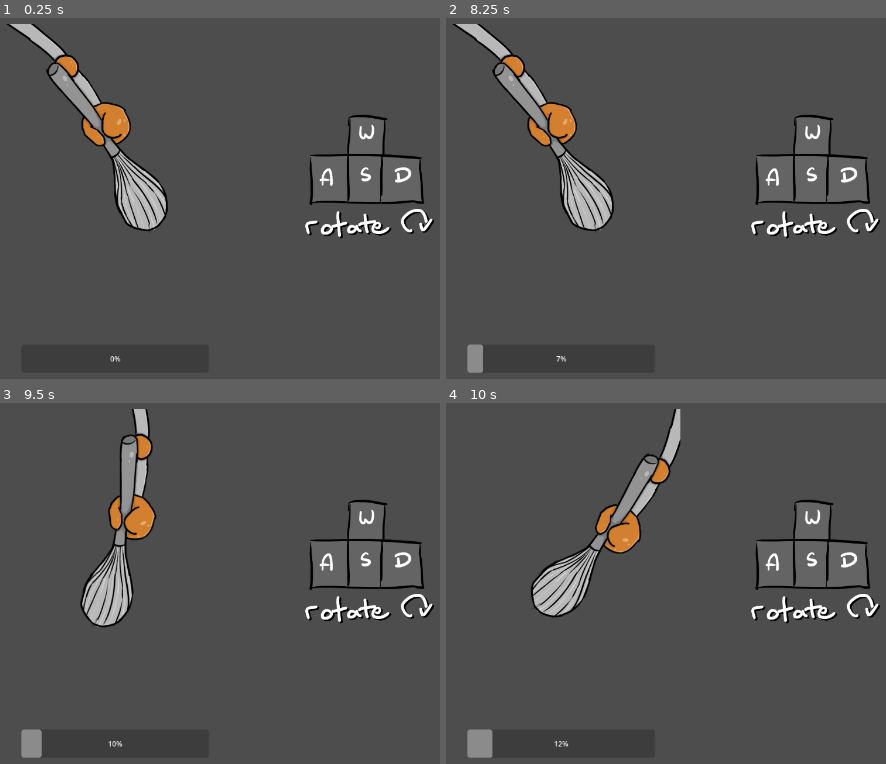
Above: before the commit, frames 1-4 (two rows, left to right).
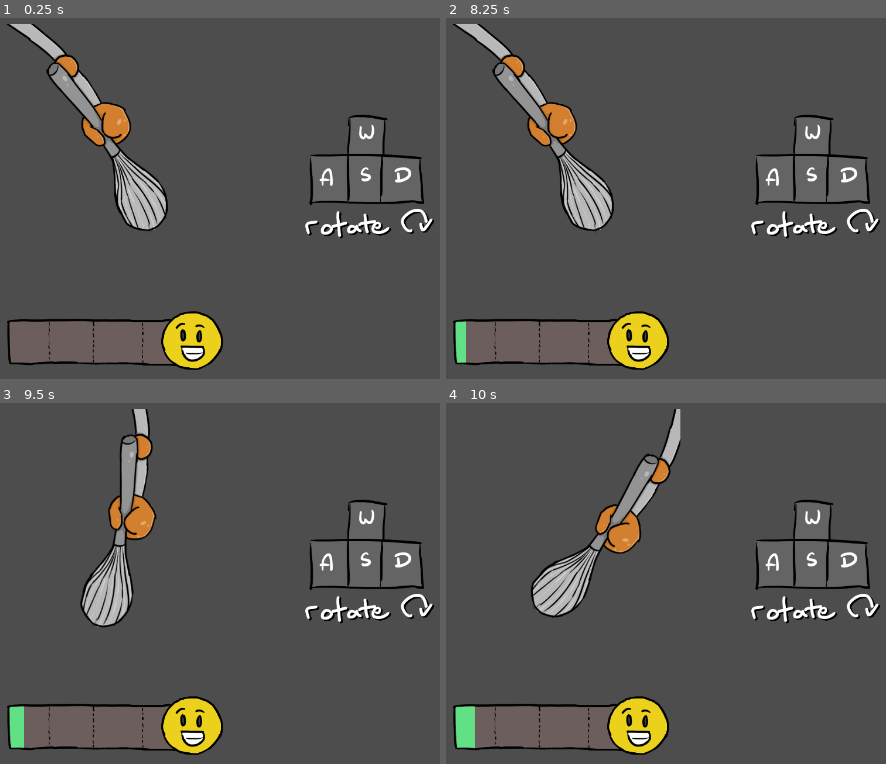
Above: after the commit, the same moments.

Repository: yanalex981/Tasty-Treads
Game: Godot game, scene res://Scenes/Microgames/StirMicrogame.tscn
Same seed, same stepped clock (60 frames per second), same inputs: the game is played once before the commit and once after it. This scene is started directly instead of the project's main scene.
Inputs:
- Up to frame 1 (0.25 s): no input
- Up to frame 2 (8.25 s): tap Enter at 0.5, 2, 3.5 s; hold D (right) 0.53-1.28 s; tap Space (interact) at 0.6, 1.25, 1.35, 2.1, 2.75, 2.85, 3.6, 4.25, 4.35, 5.1, 5.85, 6.6, 7.35, 8.1 s; hold S (down) 1.28-2.03 s; hold D (right) 2.03-2.78 s; hold W (up) 2.78-3.53 s; hold A (left) 3.53-5.03 s; hold S (down) 5.03-5.78 s; hold D (right) 5.78-6.53 s; hold W (up) 6.53-7.28 s; hold D (right) 7.28-8.03 s; hold S (down) from 8.03 s (still down)
- Up to frame 3 (9.5 s): release S (down) at 8.78 s; hold A (left) from 8.78 s (still down); tap Space (interact) at 8.85 s
- Up to frame 4 (10 s): release A (left) at 9.53 s; hold W (up) from 9.53 s (still down); tap Space (interact) at 9.6 s

The runs differ from the first frame. In frame 1, 6.1% of the frame differs, in the area x 1-51%, y 81-98%; in frame 2, 6.2%; in frame 3, 6.2%; in frame 4, 6.2%, in the area x 1-51%, y 81-99%.

Commit message:
Swapped in custom progress bar for mixing game.

Diff:
--- a/Scenes/Microgames/StirMicrogame.tscn
+++ b/Scenes/Microgames/StirMicrogame.tscn
@@ -1,9 +1,12 @@
-[gd_scene load_steps=5 format=3 uid="uid://syue8axpggjn"]
+[gd_scene load_steps=8 format=3 uid="uid://syue8axpggjn"]
 
 [ext_resource type="Script" path="res://Scripts/Microgames/Stir/StirMicrogame.gd" id="1_noy1s"]
 [ext_resource type="Texture2D" uid="uid://bukumg13wixca" path="res://Assets/Microgames/whiskHand.png" id="2_hga18"]
 [ext_resource type="Script" path="res://Scripts/Microgames/Stir/StirHand.gd" id="3_lrjjg"]
 [ext_resource type="Texture2D" uid="uid://dx2t8kws0jkob" path="res://Assets/Controls/stir.png" id="4_lcxx0"]
+[ext_resource type="Texture2D" uid="uid://d3afw0hco7ufh" path="res://Assets/Microgames/Minigame UI/mixingBarUnder.png" id="4_qxkb8"]
+[ext_resource type="Texture2D" uid="uid://ba7u43c2cu1e0" path="res://Assets/Microgames/Minigame UI/mixingBarFrame.png" id="5_3quk7"]
+[ext_resource type="Texture2D" uid="uid://uvc51l2x5wl" path="res://Assets/Microgames/Minigame UI/mixingBarProgress.png" id="6_3tsdx"]
 
 [node name="StirMicrogame" type="Node2D"]
 script = ExtResource("1_noy1s")
@@ -15,7 +18,7 @@
 hframes = 3
 script = ExtResource("3_lrjjg")
 
-[node name="StirProgressBar" type="ProgressBar" parent="StirHand"]
+[node name="StirProgressBar" type="TextureProgressBar" parent="StirHand"]
 anchors_preset = 7
 anchor_left = 0.5
 anchor_top = 1.0
@@ -27,6 +30,9 @@
 offset_bottom = 10.7551
 grow_horizontal = 2
 grow_vertical = 0
+texture_under = ExtResource("4_qxkb8")
+texture_over = ExtResource("5_3quk7")
+texture_progress = ExtResource("6_3tsdx")
 
 [node name="UI" type="Control" parent="."]
 layout_mode = 3
--- a/Scripts/Microgames/Stir/StirHand.gd
+++ b/Scripts/Microgames/Stir/StirHand.gd
@@ -9,10 +9,13 @@
 var keys_pressed = 0
 var progress_step = 0
 
+var x_adjust = 10
+
 signal completed
 
 func _ready():
-	progress_step = progress_bar.max_value / TOTAL_ROUNDS / SEQUENCE.size()
+	# -20 for smiley face overfill
+	progress_step = (progress_bar.max_value - x_adjust) / TOTAL_ROUNDS / SEQUENCE.size()
 
 func _process(delta):
 	if Input.is_action_just_pressed("up") && sequence_tracker.is_empty():
Binary file added: Assets/Microgames/Minigame UI/mixingBarFrame.png
Not shown, added: Assets/Microgames/Minigame UI/mixingBarFrame.png.import
Binary file added: Assets/Microgames/Minigame UI/mixingBarProgress.png
Not shown, added: Assets/Microgames/Minigame UI/mixingBarProgress.png.import
Binary file added: Assets/Microgames/Minigame UI/mixingBarUnder.png
Not shown, added: Assets/Microgames/Minigame UI/mixingBarUnder.png.import
Binary file changed: Assets/Microgames/Minigame UI/ovenBarFrame.png
Binary file changed: Assets/Microgames/Minigame UI/ovenBarProgress.png
Binary file changed: Assets/Microgames/Minigame UI/ovenBarUnder.png
